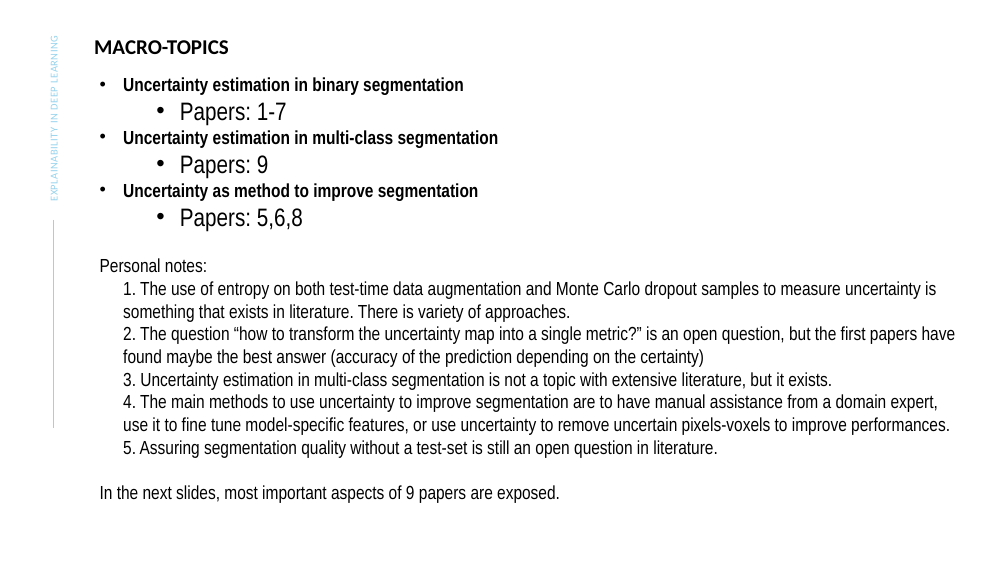
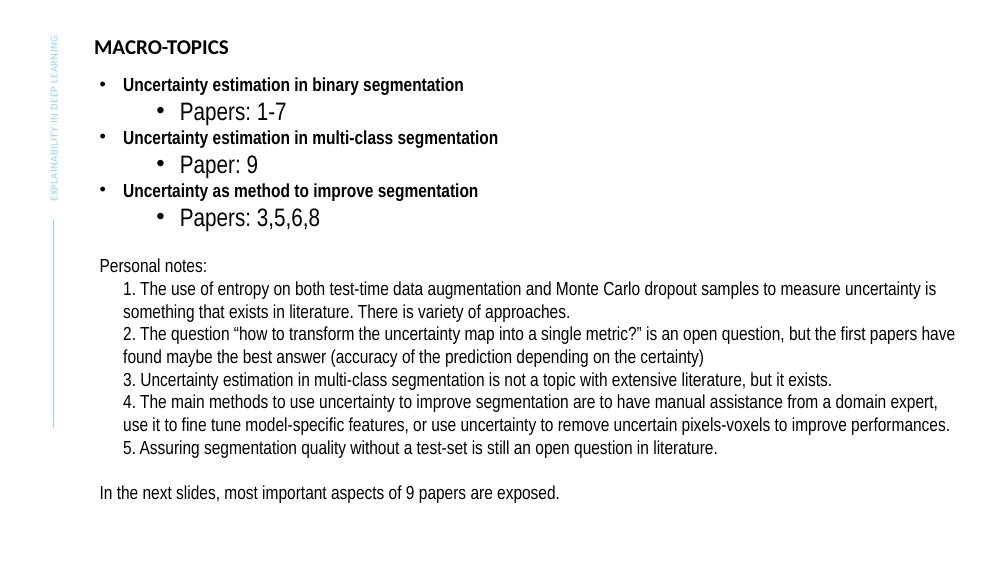
Before and after one commit to wjbax/tesi, a slide deck: slide 3 of Presentations/Report Aprile 2024/Bassolino_Uncertainty_Report_Aprile2024.pptx. Drawn at 1008x567 pixels with LibreOffice and Linux fonts; fonts in the diff are those of the drawing. Boxes give left, top, right and bottom in pixels: in the first picture for what was removed or moved away, otherwise in the second. Text is boxed around its words. In the diff, an @@ line names an element or a change of style, - is before the commit and + after.

```diff
--- a/Presentations/Report Aprile 2024/Bassolino_Uncertainty_Report_Aprile2024.pptx
+++ b/Presentations/Report Aprile 2024/Bassolino_Uncertainty_Report_Aprile2024.pptx
@@ text at (x1=180, y1=155, x2=258, y2=179): text changed @@
-  • Papers: 9
+  • Paper: 9
@@ text at (x1=180, y1=208, x2=320, y2=232): text changed @@
-  • Papers: 5,6,8
+  • Papers: 3,5,6,8
```
Also in this commit, not shown: 2 other slides changed, 5 other files.
